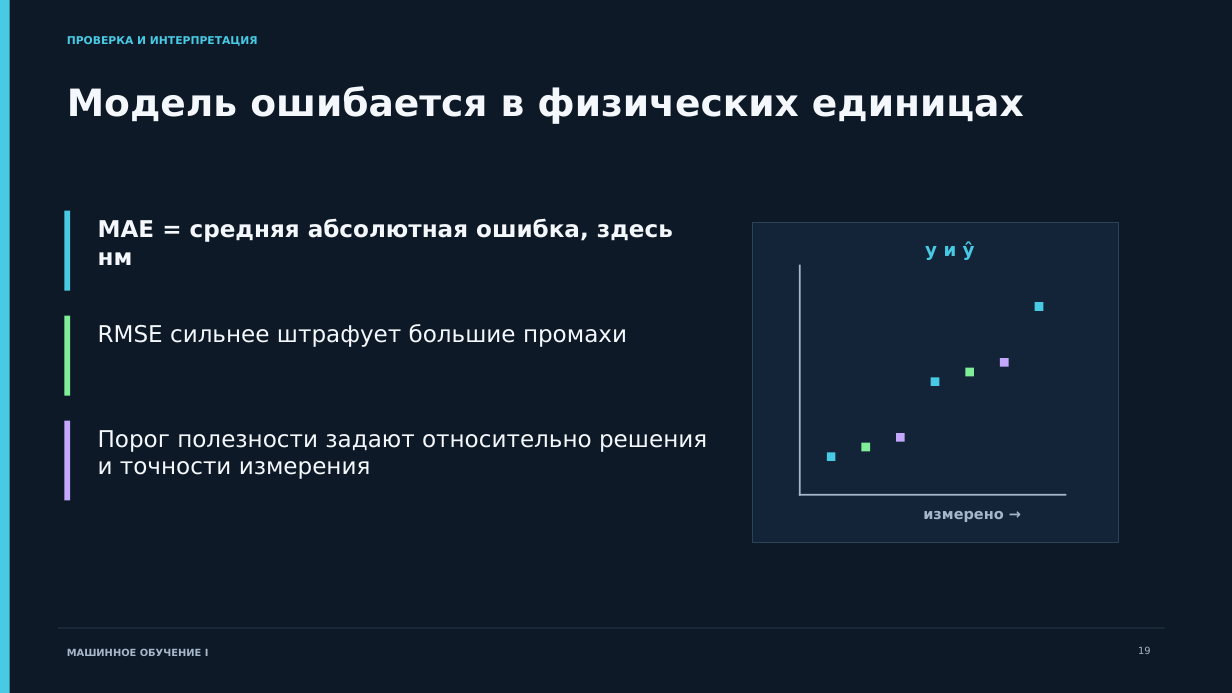
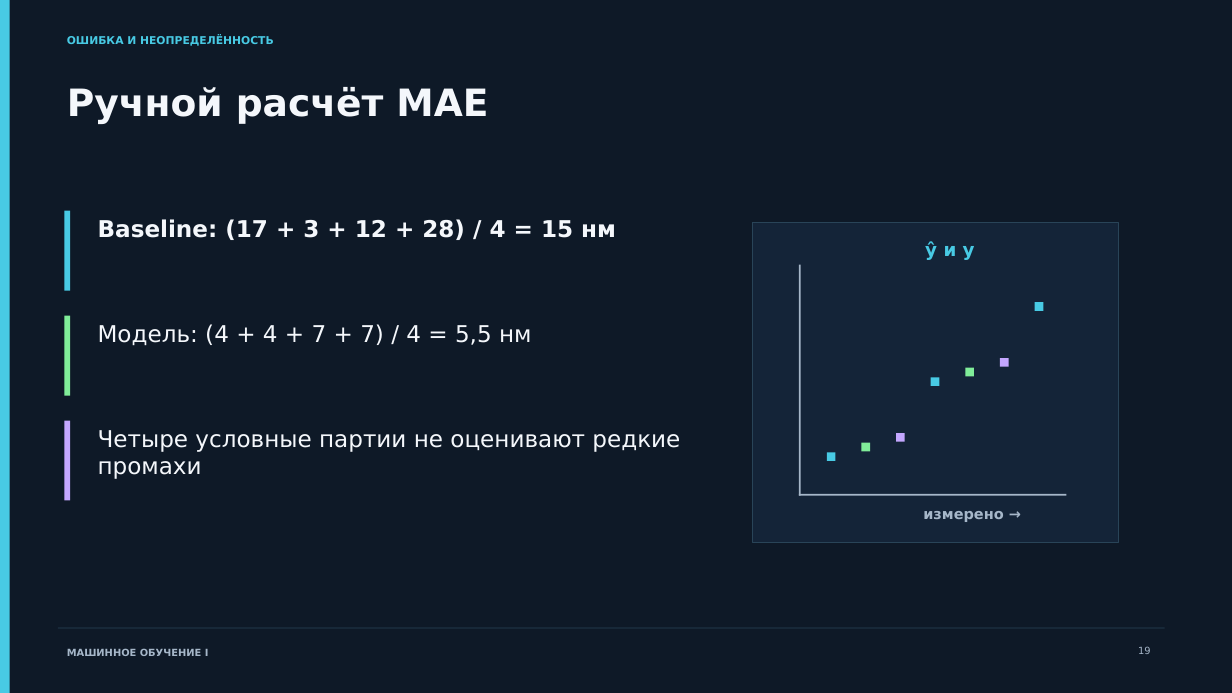
Before and after one commit to ashrpv/computer_science_in_nanoscience, a slide deck: slide 19 of slides/11-ml-problem_and_validation.pptx. Drawn at 1232x693 pixels with LibreOffice and Linux fonts; fonts in the diff are those of the drawing. Boxes give left, top, right and bottom in pixels: in the first picture for what was removed or moved away, otherwise in the second. Text is boxed around its words. In the diff, an @@ line names an element or a change of style, - is before the commit and + after.

```diff
--- a/slides/11-ml-problem_and_validation.pptx
+++ b/slides/11-ml-problem_and_validation.pptx
@@ text at [67,35,274,46]: text changed @@
-ПРОВЕРКА И ИНТЕРПРЕТАЦИЯ
+ОШИБКА И НЕОПРЕДЕЛЁННОСТЬ
@@ text at [67,87,488,124]: text changed @@
-Модель ошибается в физических единицах
+Ручной расчёт MAE
@@ text at [98,219,616,240]: text changed @@
-MAE = средняя абсолютная ошибка, здесь нм
+Baseline: (17 + 3 + 12 + 28) / 4 = 15 нм
@@ text at [925,242,975,260]: text changed @@
-y и ŷ
+ŷ и y
@@ text at [98,324,532,346]: text changed @@
-RMSE сильнее штрафует большие промахи
+Модель: (4 + 4 + 7 + 7) / 4 = 5,5 нм
@@ text at [98,430,680,479]: text changed @@
-Порог полезности задают относительно решения и точности измерения
+Четыре условные партии не оценивают редкие промахи
```
Also in this commit, not shown: 37 other slides changed, 2 slides added, 2 slides removed, 3 other files.
